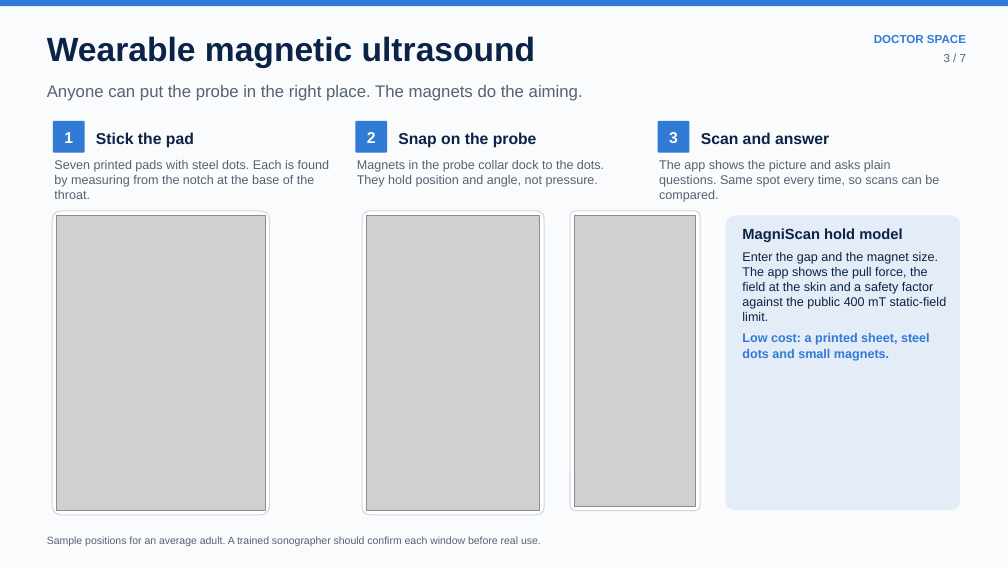
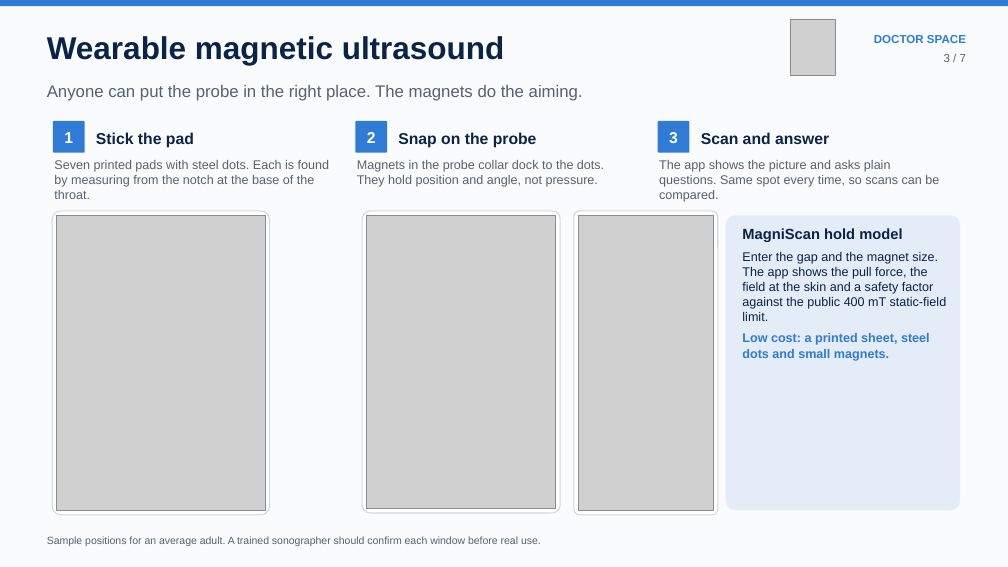
Before and after one commit to alfathitamara/Doctor-Space, a slide deck: slide 3 of deck/Doctor_Space_NASA_SpaceApps_2026.pptx. Drawn at 1008x567 pixels with LibreOffice and Linux fonts; fonts in the diff are those of the drawing; grey boxes stand for pictures. Boxes give left, top, right and bottom in pixels: in the first picture for what was removed or moved away, otherwise in the second. Text is boxed around its words. In the diff, an @@ line names an element or a change of style, - is before the commit and + after.

```diff
--- a/deck/Doctor_Space_NASA_SpaceApps_2026.pptx
+++ b/deck/Doctor_Space_NASA_SpaceApps_2026.pptx
@@ text "Wearable magnetic ultrasound" at (47,36,505,65): size 32 to 30 pt @@
@@ picture added at (790,19,836,76) @@
@@ rounded rectangle: place and size @@
-rounded rectangle at (362,211,544,515)
+rounded rectangle at (362,211,560,513)
@@ picture: place and size @@
-picture at (367,216,540,510)
+picture at (367,216,556,509)
@@ rounded rectangle: place and size @@
-rounded rectangle at (570,211,700,510)
+rounded rectangle at (574,211,718,515)
@@ picture: place and size @@
-picture at (575,216,696,506)
+picture at (578,216,713,510)
```
Also in this commit, not shown: 6 other slides changed, 2 other files.
